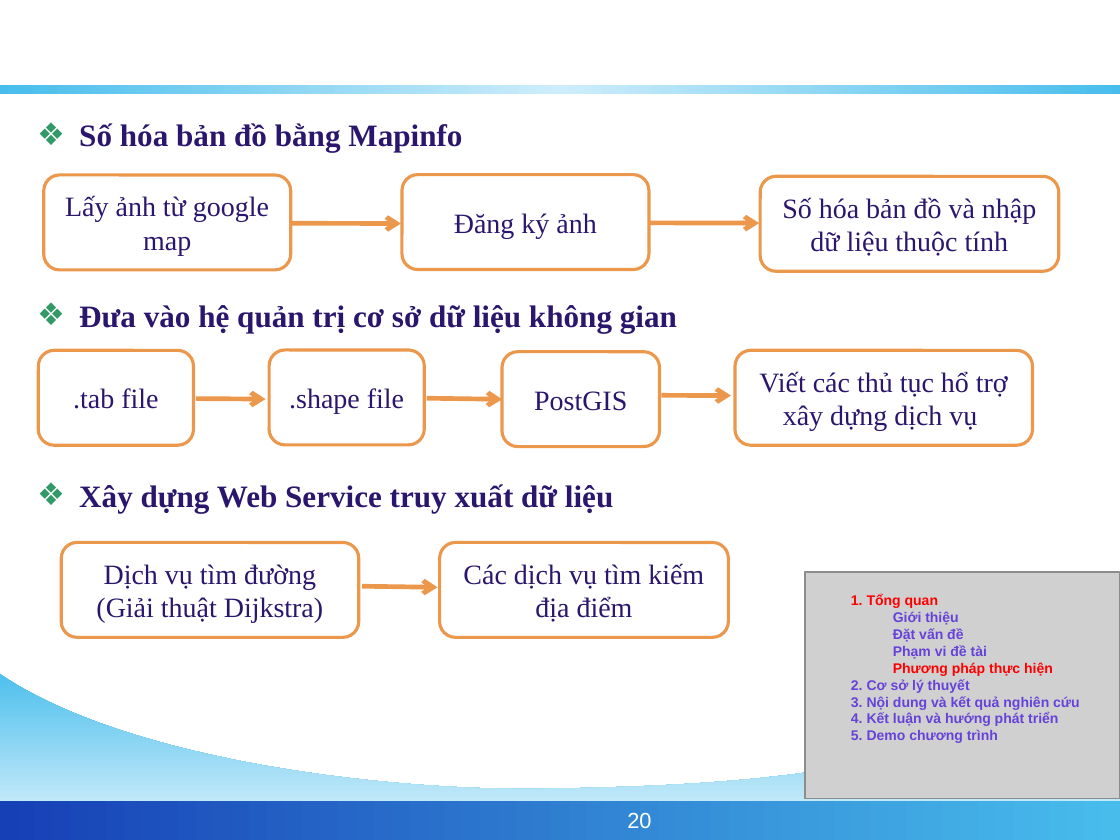
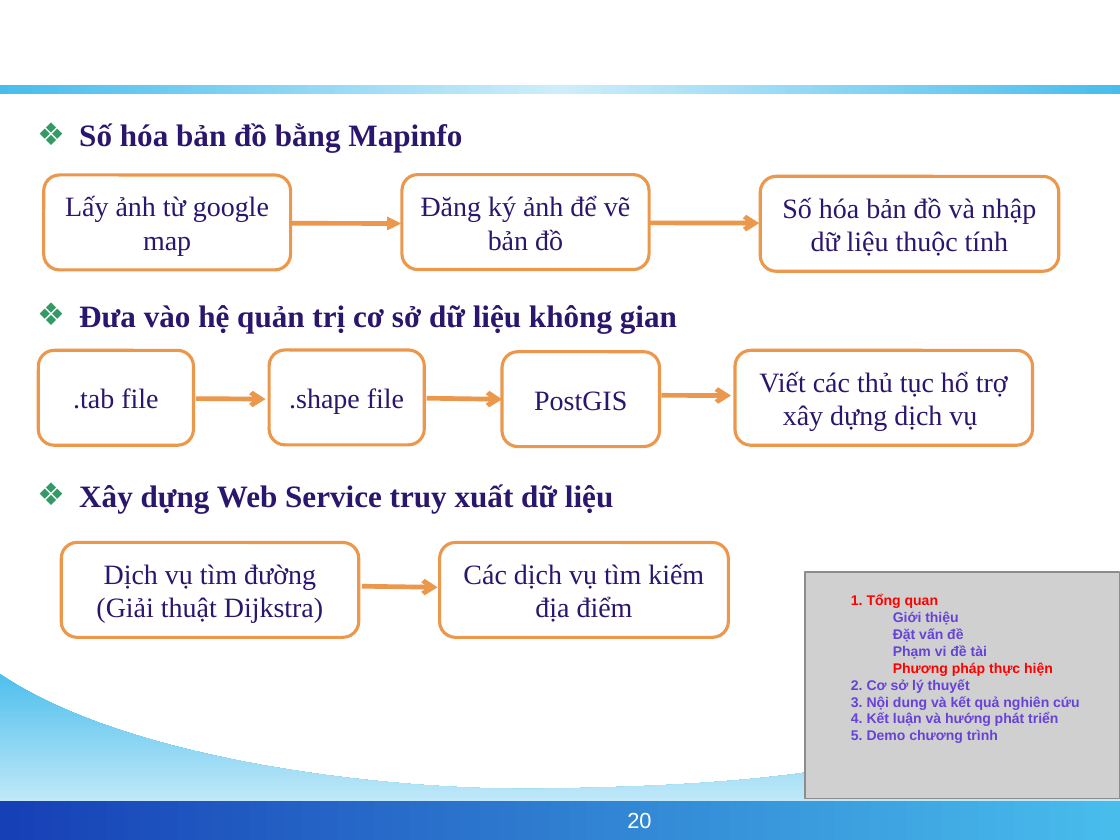
Before and after one commit to phamngsinh/cantho-webgis, a slide deck: slide 20 of Document/Bao Cao/BaoCaoLuanVan.ppt. Drawn at 1120x840 pixels with LibreOffice and Linux fonts; fonts in the diff are those of the drawing; grey boxes stand for pictures; background and template pictures are left out. Boxes give left, top, right and bottom in pixels: in the first picture for what was removed or moved away, otherwise in the second. Text is boxed around its words. In the diff, an @@ line names an element or a change of style, - is before the commit and + after.

```diff
--- a/Document/Bao Cao/BaoCaoLuanVan.ppt
+++ b/Document/Bao Cao/BaoCaoLuanVan.ppt
@@ text in rounded rectangle at box(421, 195, 630, 251): text changed @@
-Đăng ký ảnh
+Đăng ký ảnh để vẽ bản đồ
```
